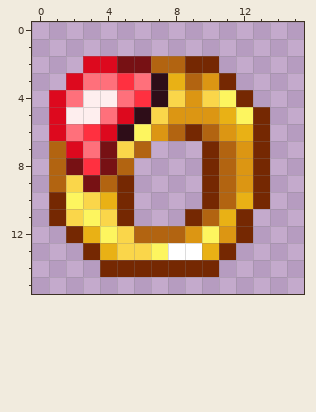
One commit to this pixel-art sprite: img/patterns/tearstone_ring.png. The picture above is the old version.
The file is 16x16 pixels.
Now the later version:
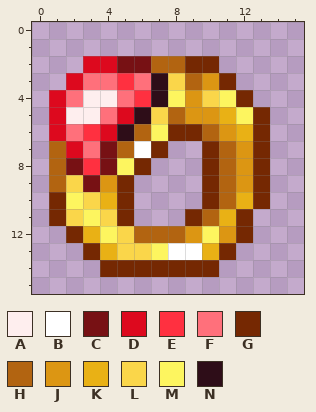
Palette (. is transparent): A #feeeee  B #ffffff  C #771114  D #dd091e  E #ff3040  F #ff707b  G #752802  H #b26411  J #dc9613  K #e9b115  L #fad64a  M #fdf55f  N #2e0d18
Change:
Changed rows in their new state; - is an unchanged pixel.
first column x 4:
 3 ----L
 4 ----M
 5 ----H
 6 --HMG
 7 -HBG-
 8 -MG--
 9 J----
Where, in picture pixels (left, top, right, bottom), the same in both pictures:
changed: (100, 73, 185, 192)
